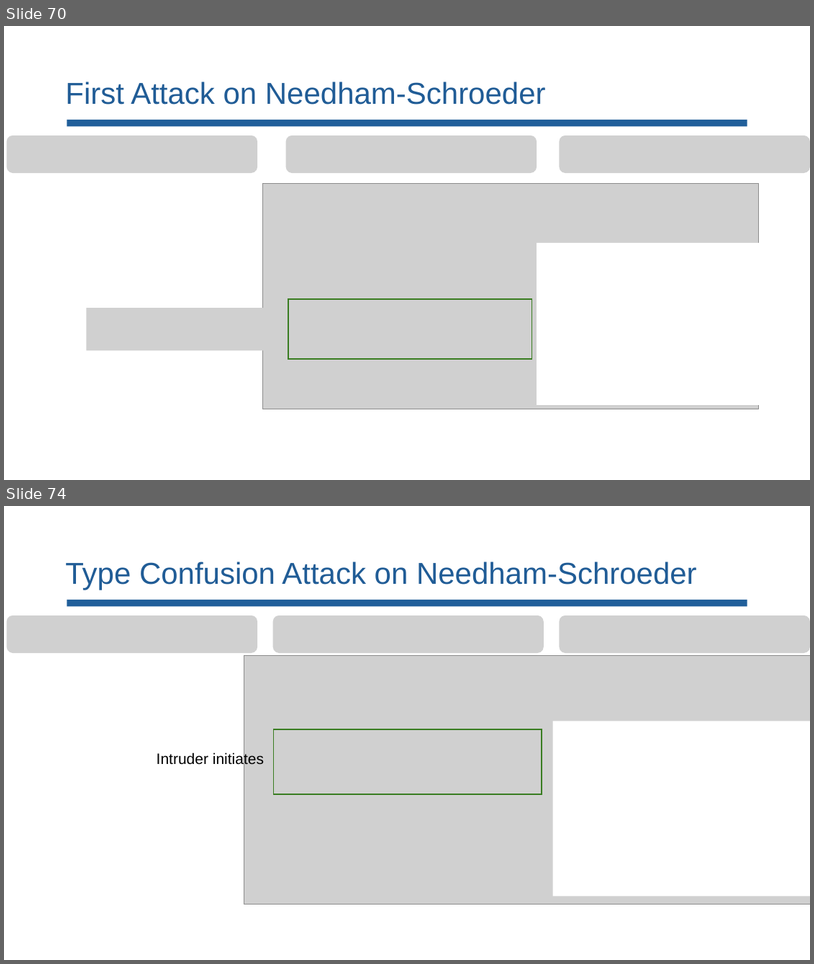
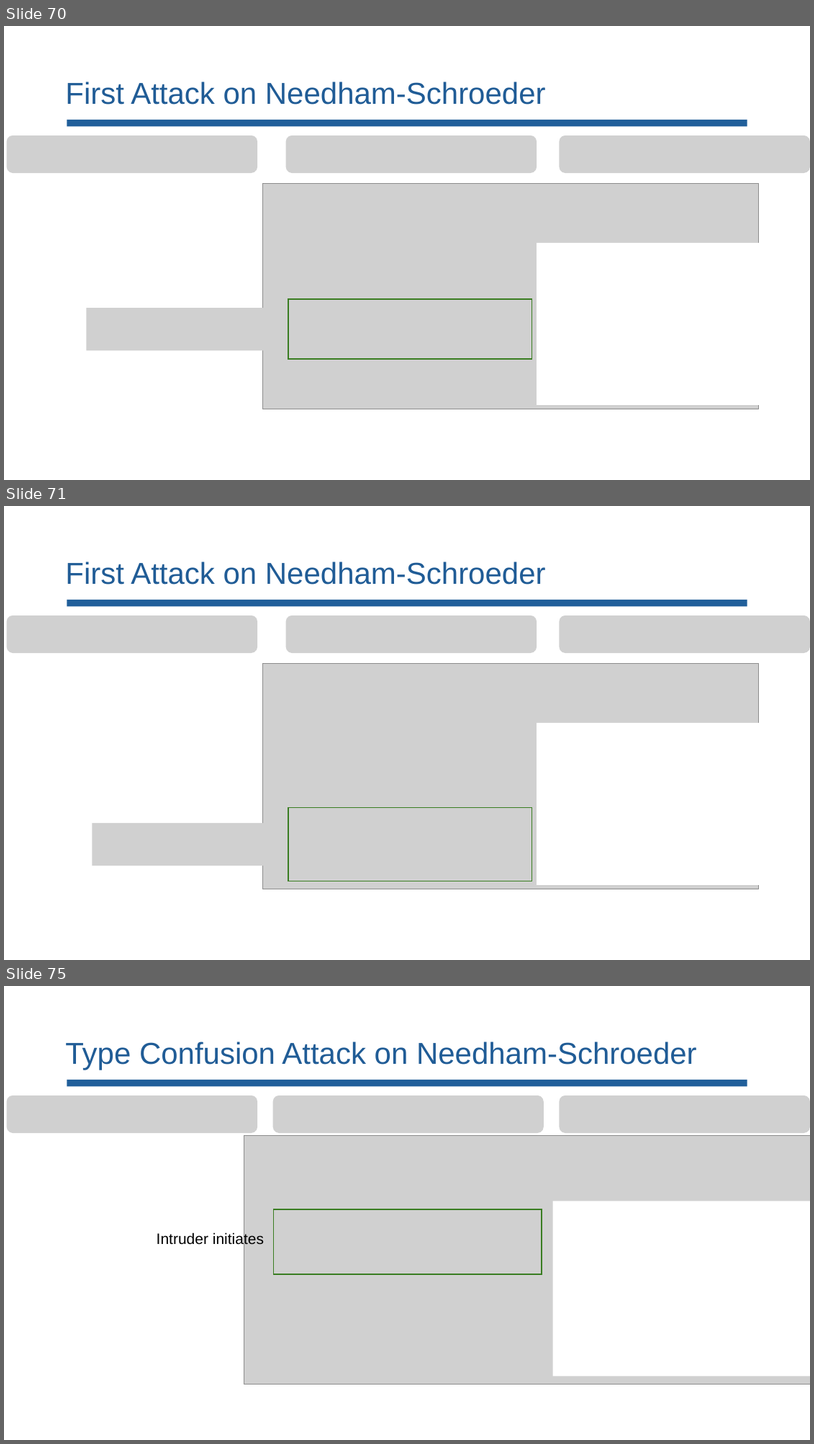
Before and after one commit to lorchrob/comp_slides, a slide deck: comp.pptx. Shown one above the other, each under a label of ours: slides 70 and 74 before the commit, slides 70, 71 and 75 after it; the slides between them are not shown. The pictures are 814x964 and 814x1444 pixels, drawn with LibreOffice and Linux fonts; fonts in the diff are those of the drawing; grey boxes stand for pictures. Boxes give left, top, right and bottom in pixels: in the first picture for what was removed or moved away, otherwise in the second. Text is boxed around its words. In the diff, an @@ line names an element or a change of style, - is before the commit and + after.

```diff
--- a/comp.pptx
+++ b/comp.pptx
@@ slide 71 added at <box>4,506,810,960</box>, background #FFFFFF @@
@@ title added at <box>65,561,546,584</box>, 36 pt, text #205C96 @@
+First Attack on Needham-Schroeder
@@ rectangle added at <box>67,600,748,606</box>, fill #215F9A @@
@@ picture added at <box>6,615,257,653</box> @@
@@ picture added at <box>286,615,537,653</box> @@
@@ picture added at <box>559,615,810,653</box> @@
@@ picture added at <box>263,663,759,889</box> @@
@@ rectangle added at <box>537,723,787,880</box>, fill #FFFFFF @@
@@ rectangle added at <box>537,727,787,885</box>, fill #FFFFFF @@
@@ rectangle added at <box>289,807,532,880</box>, outline #3B7D23 1.5 pt @@
@@ picture added at <box>93,823,286,866</box> @@
@@ what was slide 74 is now slide 75 @@
```
Also in this commit, not shown: 13 slides changed, 1 other slide added.
